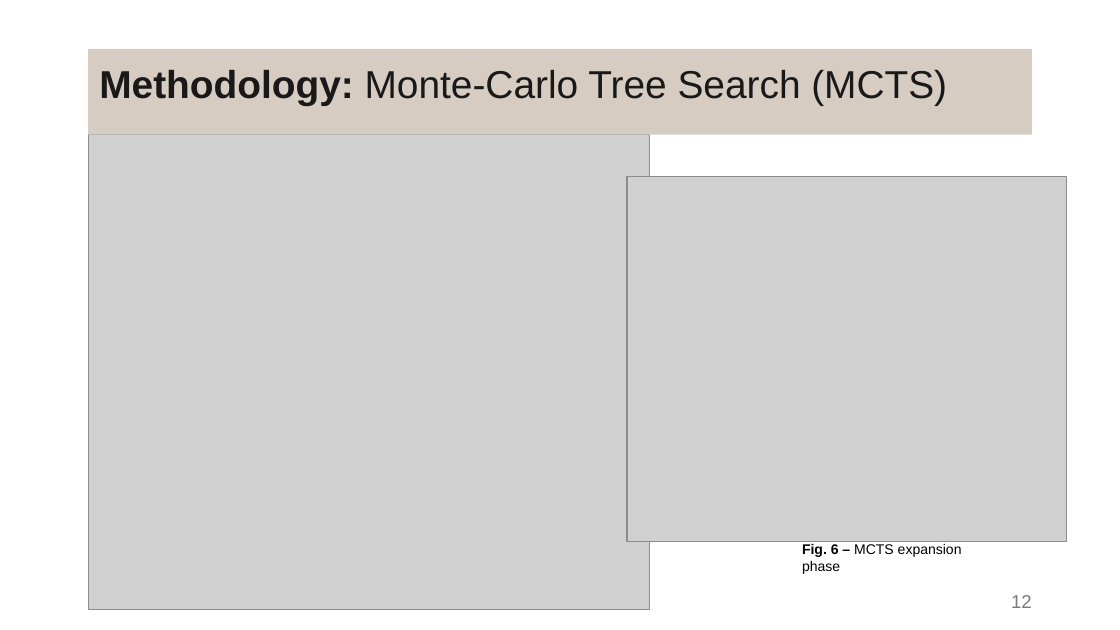
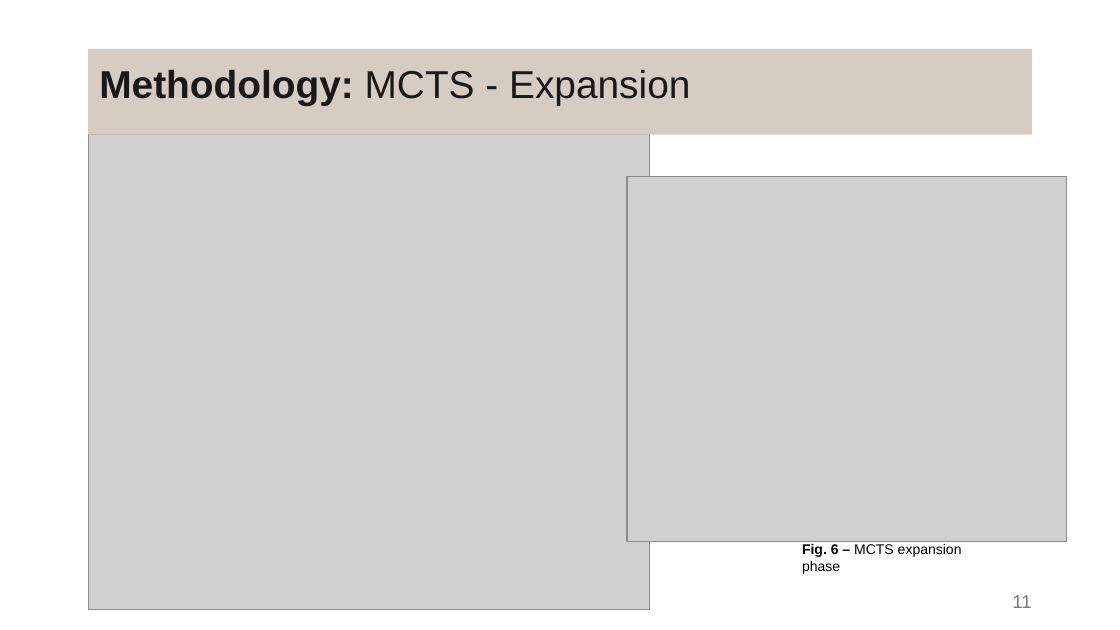
Before and after one commit to DanielaTomas/FCUP-SCHEDULE, a slide deck: slide 11 of Docs/Presentation.pptx (slide 12 before the commit). Drawn at 1120x630 pixels with LibreOffice and Linux fonts; fonts in the diff are those of the drawing; grey boxes stand for pictures. Boxes give left, top, right and bottom in pixels: in the first picture for what was removed or moved away, otherwise in the second. Text is boxed around its words. In the diff, an @@ line names an element or a change of style, - is before the commit and + after.

```diff
--- a/Docs/Presentation.pptx
+++ b/Docs/Presentation.pptx
@@ title at (x1=99, y1=70, x2=690, y2=106): text changed @@
-Methodology: Monte-Carlo Tree Search (MCTS)
+Methodology: MCTS - Expansion
@@ page number at (x1=1012, y1=595, x2=1031, y2=608): text changed @@
-12
+11
```
Also in this commit, not shown: 9 other slides changed, 2 slides added, 3 slides removed.
